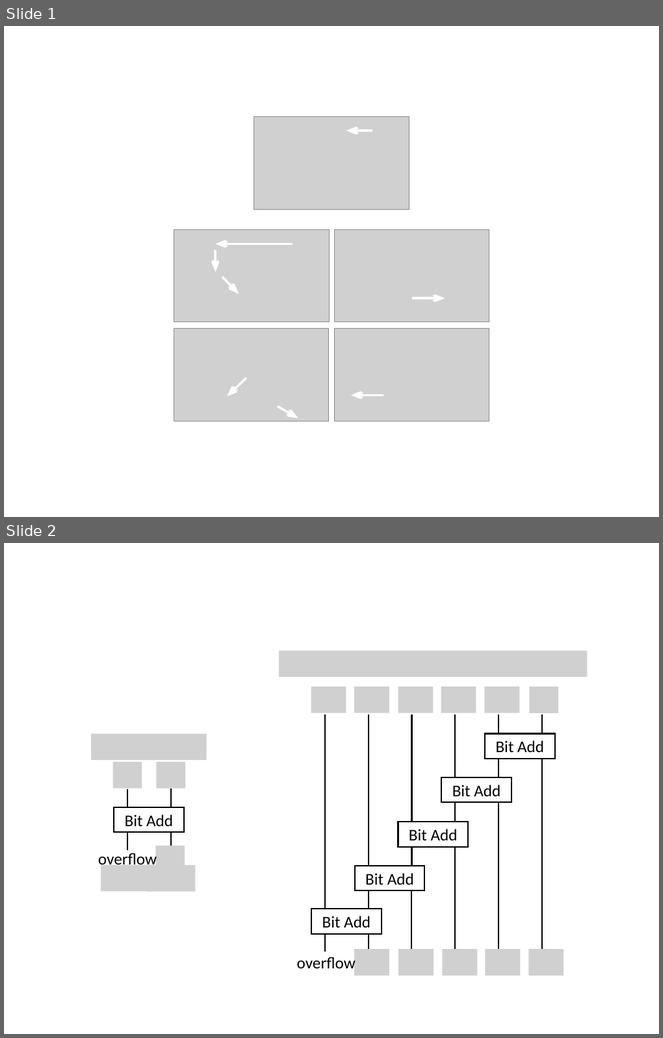
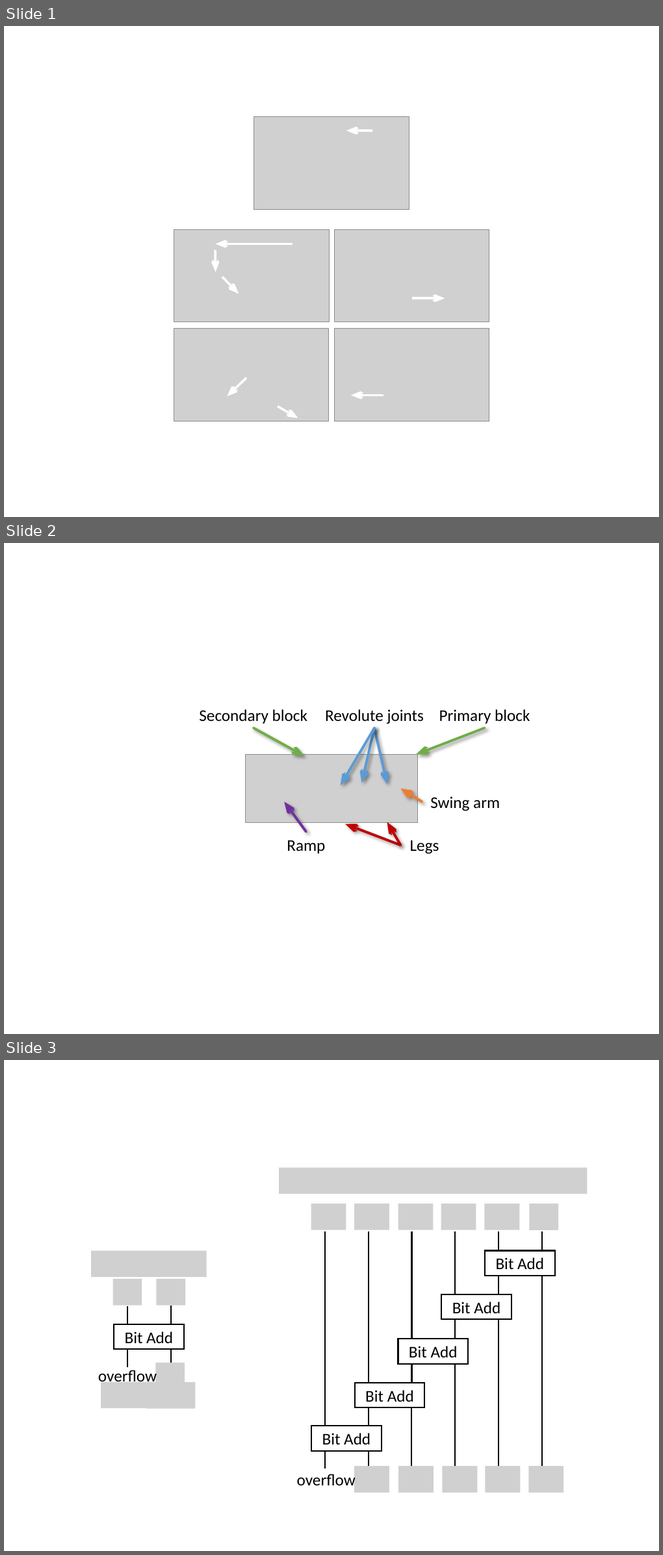
Before and after one commit to Ian-Parberry/sage-docs, a slide deck: Doxygen/physics/13. Binary Counter Toy/figures.pptx. Shown one above the other, each under a label of ours: slides 1 and 2 before the commit, slides 1, 2 and 3 after it. The pictures are 663x1038 and 663x1555 pixels, drawn with LibreOffice and Linux fonts; fonts in the diff are those of the drawing; grey boxes stand for pictures. Boxes give left, top, right and bottom in pixels: in the first picture for what was removed or moved away, otherwise in the second. Text is boxed around its words. In the diff, an @@ line names an element or a change of style, - is before the commit and + after.

```diff
--- a/Doxygen/physics/13. Binary Counter Toy/figures.pptx
+++ b/Doxygen/physics/13. Binary Counter Toy/figures.pptx
@@ slide 2 added at (4, 543, 659, 1034), background #FFFFFF @@
@@ text added at (199, 709, 308, 724), 18 pt, text #000000 @@
+Secondary block
@@ text added at (325, 709, 424, 724), 18 pt, text #000000 @@
+Revolute joints
@@ text added at (440, 709, 530, 724), 18 pt, text #000000 @@
+Primary block
@@ arrow added from (254, 728) to (305, 756), #70AD47 2.75 pt @@
@@ arrow added from (375, 728) to (341, 785), #5B9BD5 2.75 pt @@
@@ arrow added from (375, 728) to (362, 783), #5B9BD5 2.75 pt @@
@@ arrow added from (375, 728) to (388, 784), #5B9BD5 2.75 pt @@
@@ arrow added from (485, 728) to (416, 755), #70AD47 2.75 pt @@
@@ picture added at (245, 755, 418, 823) @@
@@ arrow added from (422, 802) to (401, 789), #ED7D31 2.75 pt @@
@@ arrow added from (306, 832) to (284, 802), #7030A0 2.75 pt @@
@@ text added at (430, 797, 500, 811), 18 pt, text #000000 @@
+Swing arm
@@ arrow added from (401, 846) to (345, 824), #C00000 2.75 pt @@
@@ arrow added from (401, 846) to (388, 822), #C00000 2.75 pt @@
@@ text added at (287, 840, 325, 854), 18 pt, text #000000 @@
+Ramp
@@ text added at (410, 840, 440, 854), 18 pt, text #000000 @@
+Legs
@@ what was slide 2 is now slide 3 @@
```
Also in this commit, not shown: 19 other files.
